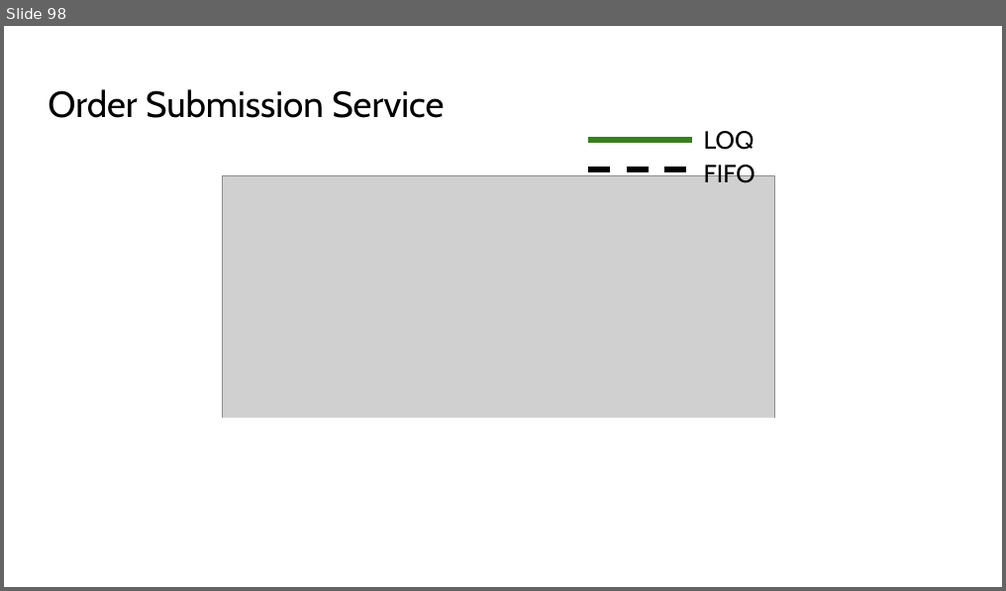
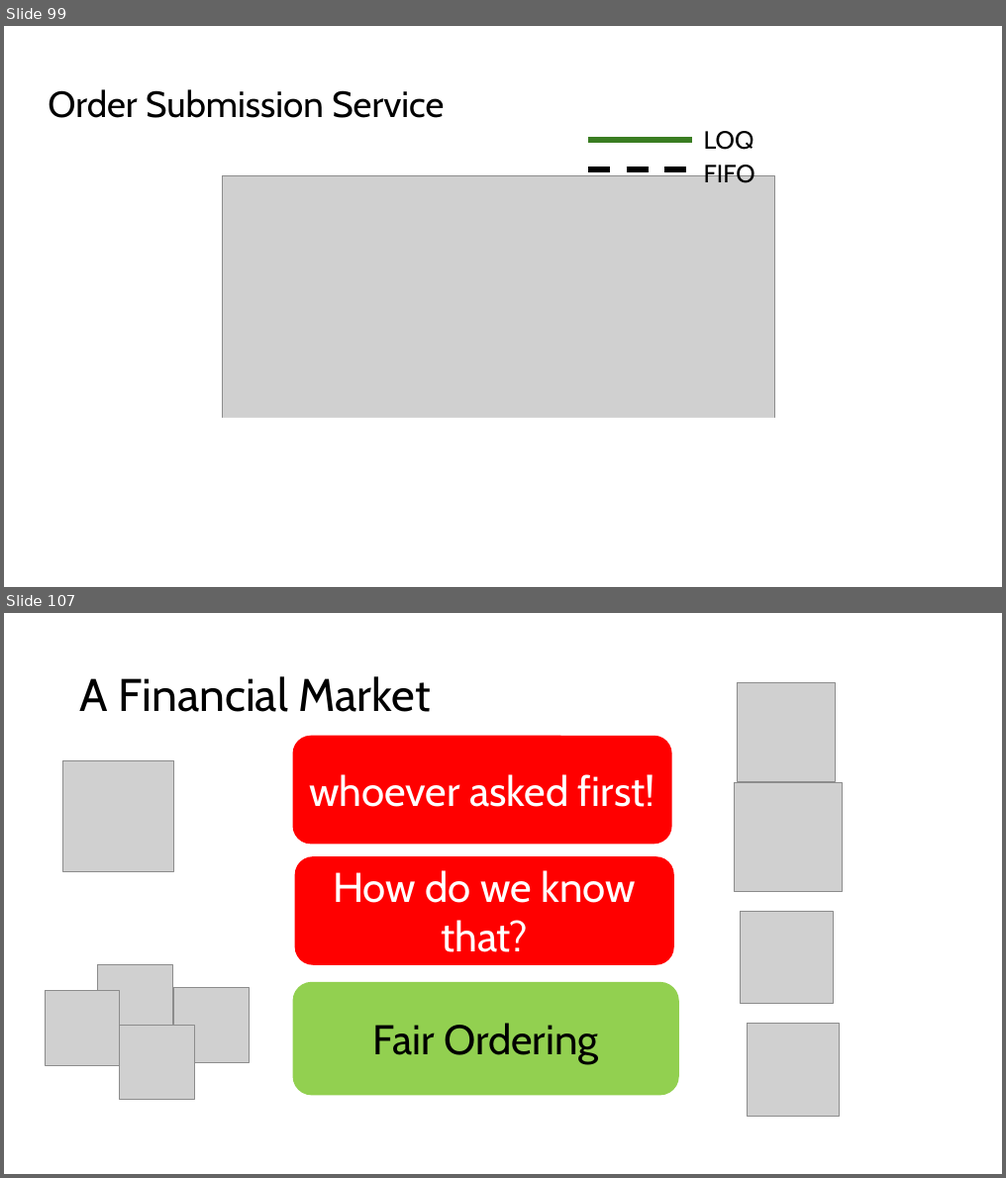
Before and after one commit to HaseebLUMS/Onyx-Presentation, a slide deck: thesis-latency-fairness.pptx. Shown one above the other, each under a label of ours: slide 98 before the commit, slides 99 and 107 after it; the slides between them are not shown. The pictures are 1006x591 and 1006x1178 pixels, drawn with LibreOffice and Linux fonts; fonts in the diff are those of the drawing; grey boxes stand for pictures. Boxes give left, top, right and bottom in pixels: in the first picture for what was removed or moved away, otherwise in the second. Text is boxed around its words. In the diff, an @@ line names an element or a change of style, - is before the commit and + after.

```diff
--- a/thesis-latency-fairness.pptx
+++ b/thesis-latency-fairness.pptx
@@ slide 107 added at [4,613,1002,1174], background #FFFFFF @@
@@ title added at [80,676,430,712], 44 pt, text #000000 @@
+A Financial Market
@@ picture added at [737,682,836,781] @@
@@ picture added at [63,761,174,871] @@
@@ rounded rectangle added at [293,736,672,845], fill #FF0000, 40 pt, text #FFFFFF @@
+whoever asked first!
@@ picture added at [734,783,843,891] @@
@@ rounded rectangle added at [295,858,675,965], fill #FF0000, 40 pt, text #FFFFFF @@
+How do we know that?
@@ picture added at [741,911,834,1004] @@
@@ picture added at [98,965,172,1041] @@
@@ picture added at [45,991,119,1065] @@
@@ picture added at [174,988,249,1062] @@
@@ rounded rectangle added at [293,982,679,1096], fill #92D050, 40 pt, text #000000 @@
+Fair Ordering
@@ picture added at [119,1025,194,1100] @@
@@ picture added at [746,1024,840,1117] @@
@@ what was slide 98 is now slide 99 @@
```
Also in this commit, not shown: 1 slide changed, 34 other slides added, 1 other file.
